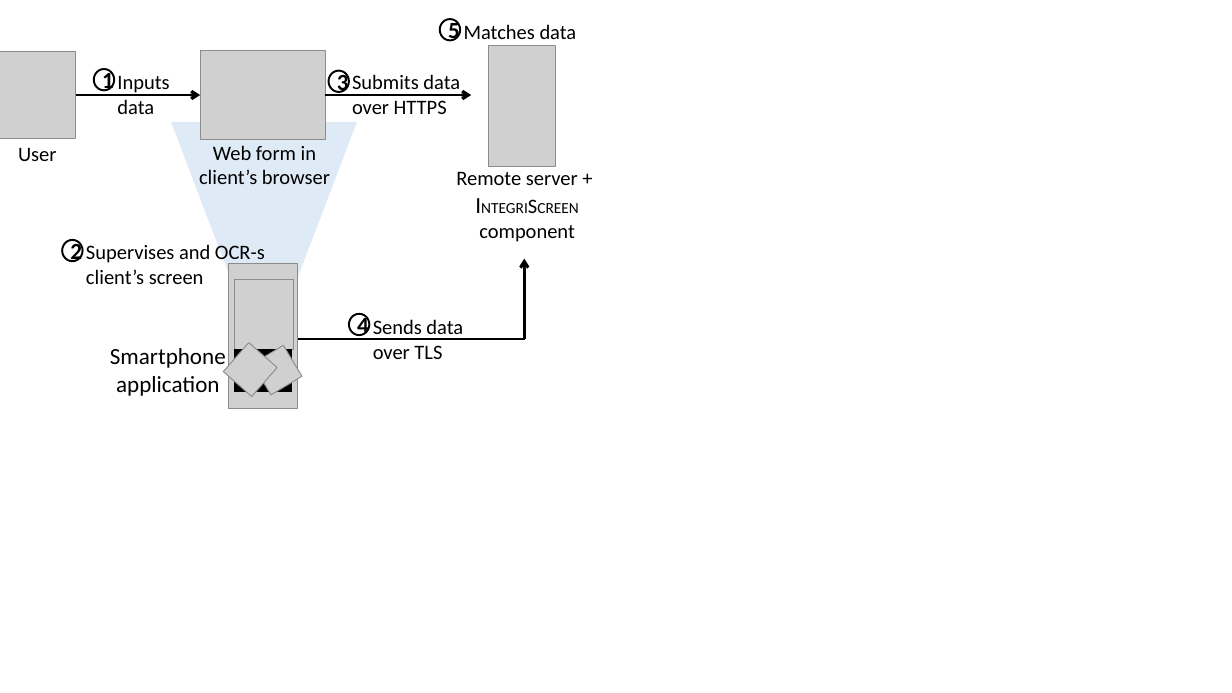
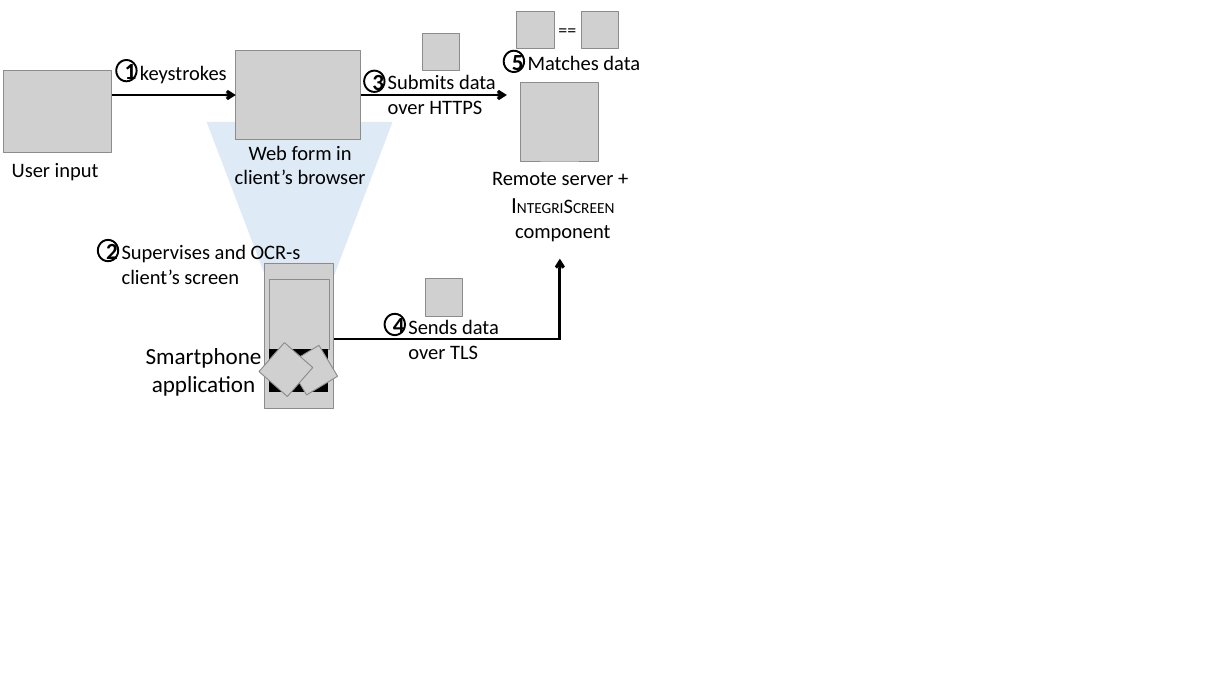
Before and after one commit to aritradhar/PhD-Thesis, a slide deck: slide 1 of chapters/IntegriScreen/img/systemModel.pptx. Drawn at 1232x693 pixels with LibreOffice and Linux fonts; fonts in the diff are those of the drawing; grey boxes stand for pictures. Boxes give left, top, right and bottom in pixels: in the first picture for what was removed or moved away, otherwise in the second. Text is boxed around its words. In the diff, an @@ line names an element or a change of style, - is before the commit and + after.

```diff
--- a/chapters/IntegriScreen/img/systemModel.pptx
+++ b/chapters/IntegriScreen/img/systemModel.pptx
@@ picture added at (517,11,555,49) @@
@@ text added at (549,14,586,45), 14 pt, text #000000 @@
+==
@@ picture added at (581,11,619,49) @@
@@ picture removed at (0,52,76,138) @@
@@ picture added at (422,33,460,71) @@
@@ picture removed at (489,46,555,166) @@
@@ ellipse "5": place and size @@
-ellipse "5" at (440,19,460,41)
+ellipse "5" at (504,51,524,72)
@@ text "Matches data": place and size @@
-text "Matches data" at (464,24,577,39)
+text "Matches data" at (528,55,640,70)
@@ picture added at (3,71,111,152) @@
@@ ellipse "1": place and size @@
-ellipse "1" at (93,69,114,91)
+ellipse "1" at (116,60,137,81)
@@ text at (140,65,227,84): text changed @@
-Inputs
-data
+keystrokes
@@ picture added at (521,83,600,162) @@
@@ 6 texts, 5 pictures, 3 ellipses, 3 arrows, 1 trapezoid, 1 rectangle, 1 line: place and size @@
-6 texts, 5 pictures, 3 ellipses, 3 arrows, 1 trapezoid, 1 rectangle, 1 line at (62,51,578,409)
+6 texts, 5 pictures, 3 ellipses, 3 arrows, 1 trapezoid, 1 rectangle, 1 line at (98,51,614,409)
@@ text at (12,163,99,181): text changed @@
-User
+User input
@@ picture added at (425,279,463,317) @@
```
Also in this commit, not shown: 4 other files.
